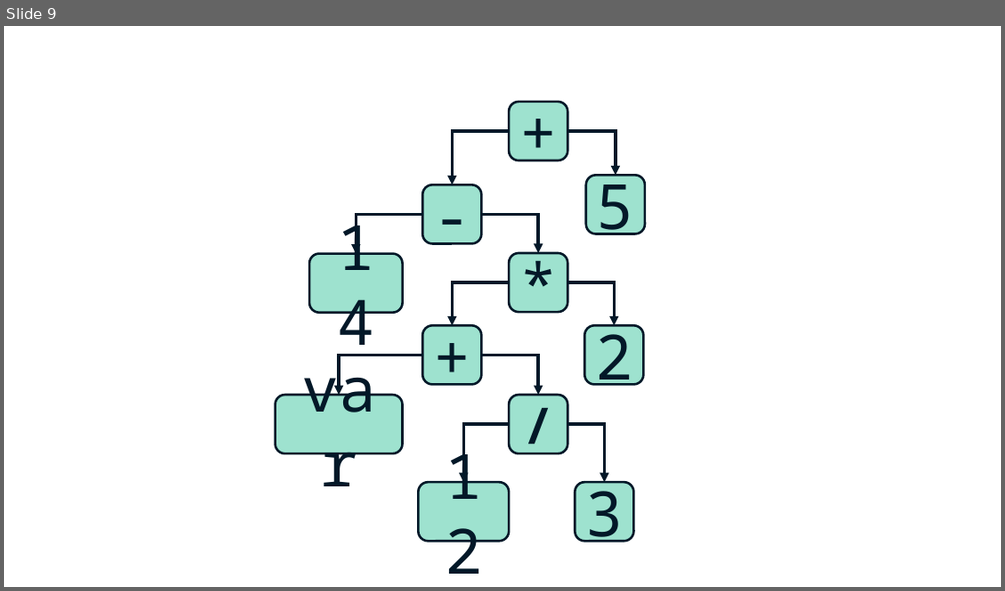
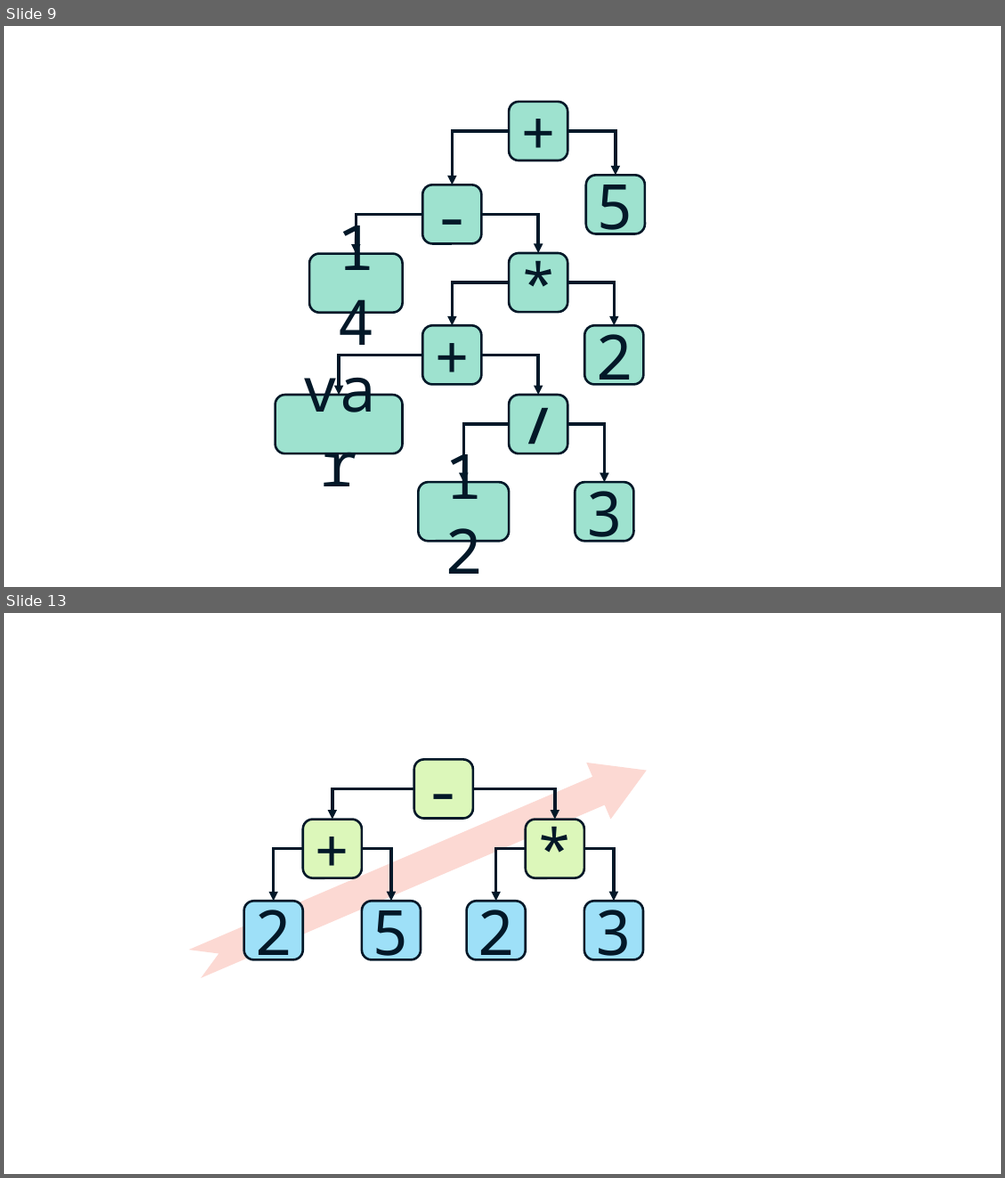
Before and after one commit to patrickWilliams07/ocr-erl-interpreter, a slide deck: diagrams.pptx. Shown one above the other, each under a label of ours: slide 9 before the commit, slides 9 and 13 after it; the slides between them are not shown. The pictures are 1005x591 and 1005x1178 pixels, drawn with LibreOffice and Linux fonts; fonts in the diff are those of the drawing. Boxes give left, top, right and bottom in pixels: in the first picture for what was removed or moved away, otherwise in the second. Text is boxed around its words. In the diff, an @@ line names an element or a change of style, - is before the commit and + after.

```diff
--- a/diagrams.pptx
+++ b/diagrams.pptx
@@ slide 13 added at [4,613,1001,1174], background #FFFFFF @@
@@ notched right arrow added at [183,742,659,992], fill #FCD9D3 @@
@@ rounded rectangle added at [414,760,474,819], fill #DCF7BA, outline #031828 2.25 pt, 60 pt, text #031828 @@
+-
@@ elbow arrow added from (414, 788) to (332, 819), #031828 3 pt @@
@@ elbow arrow added from (473, 788) to (555, 819), #031828 3 pt @@
@@ rounded rectangle added at [303,819,362,878], fill #DCF7BA, outline #031828 2.25 pt, 60 pt, text #031828 @@
++
@@ rounded rectangle added at [526,819,584,878], fill #DCF7BA, outline #031828 2.25 pt, 60 pt, text #031828 @@
+*
@@ elbow arrow added from (303, 849) to (273, 900), #031828 3 pt @@
@@ elbow arrow added from (362, 849) to (391, 900), #031828 3 pt @@
@@ elbow arrow added from (526, 849) to (496, 900), #031828 3 pt @@
@@ elbow arrow added from (584, 849) to (614, 900), #031828 3 pt @@
@@ rounded rectangle added at [244,900,303,960], fill #9EE0F8, outline #031828 2.25 pt, 60 pt, text #031828 @@
+2
@@ rounded rectangle added at [362,900,421,960], fill #9EE0F8, outline #031828 2.25 pt, 60 pt, text #031828 @@
+5
@@ rounded rectangle added at [467,900,526,960], fill #9EE0F8, outline #031828 2.25 pt, 60 pt, text #031828 @@
+2
@@ rounded rectangle added at [584,900,643,960], fill #9EE0F8, outline #031828 2.25 pt, 60 pt, text #031828 @@
+3
```
Also in this commit, not shown: 4 other slides added, 8 other files.
